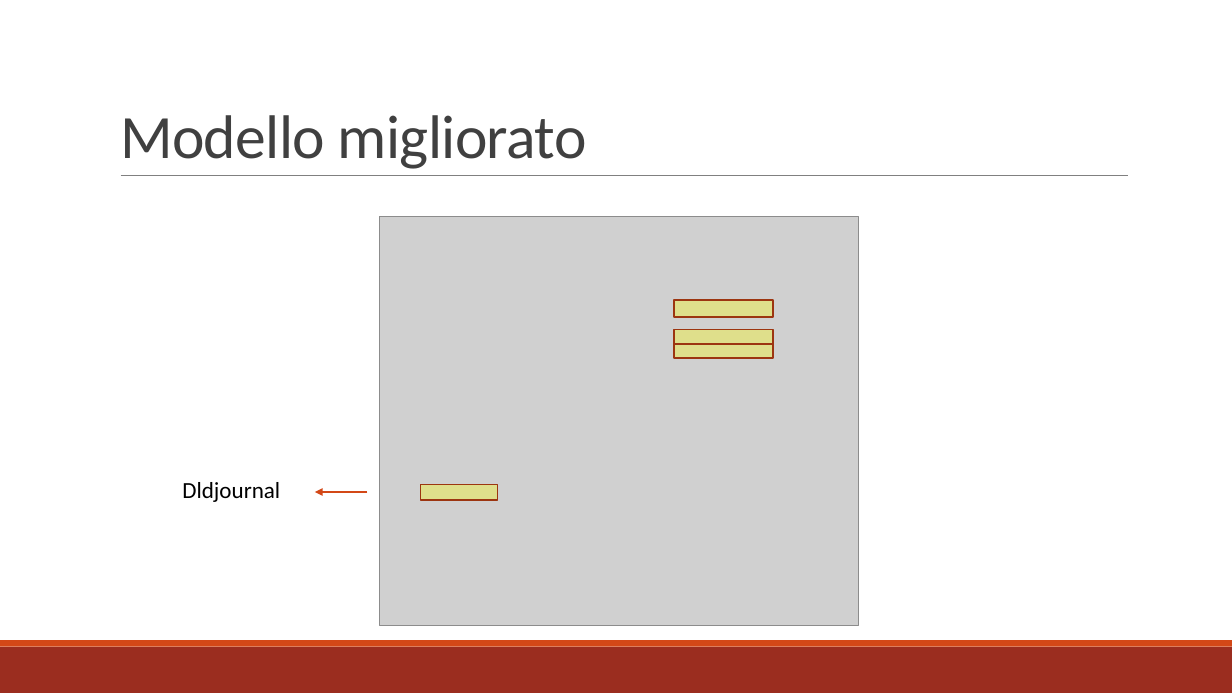
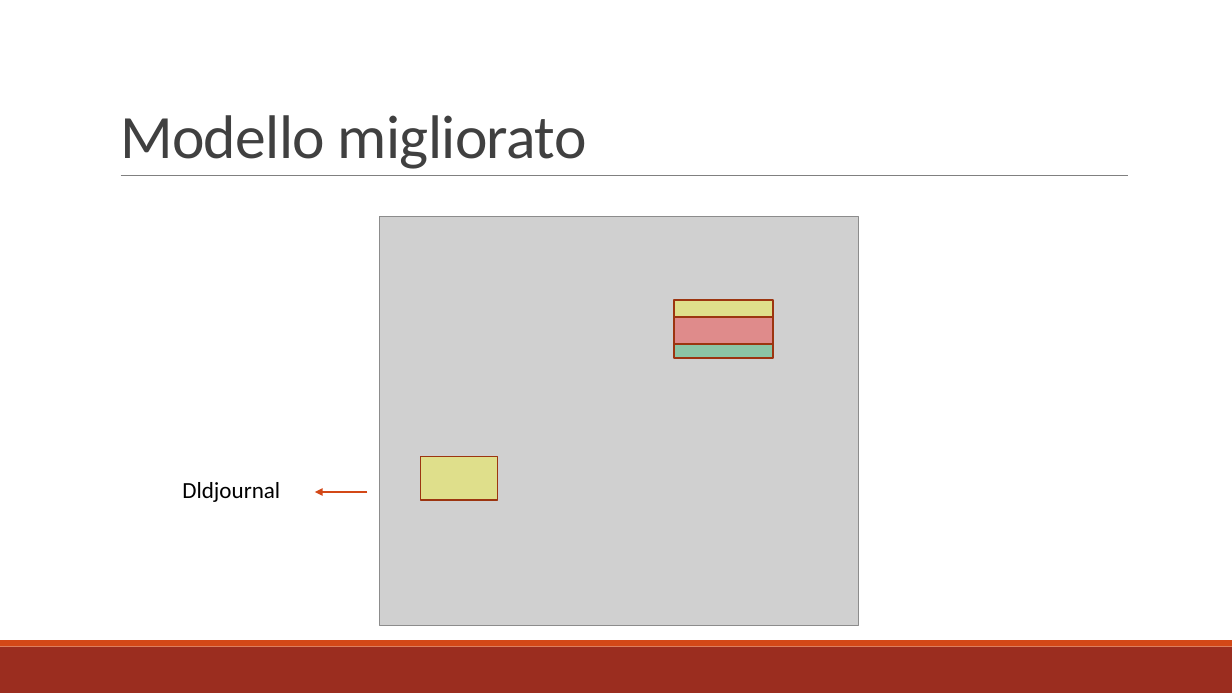
Before and after one commit to alghul96/AnalisiCdS, a slide deck: slide 19 of 2017-5 - 10 gruppo 8.pptx. Drawn at 1232x693 pixels with LibreOffice and Linux fonts; fonts in the diff are those of the drawing; grey boxes stand for pictures. Boxes give left, top, right and bottom in pixels: in the first picture for what was removed or moved away, otherwise in the second. Text is boxed around its words. In the diff, an @@ line names an element or a change of style, - is before the commit and + after.

Commit message:
modificata presentazione

```diff
--- a/2017-5 - 10 gruppo 8.pptx
+++ b/2017-5 - 10 gruppo 8.pptx
@@ rectangle resized from (x1=674, y1=330, x2=773, y2=345) to (x1=674, y1=317, x2=773, y2=344) @@
@@ rectangle at (x1=674, y1=317, x2=773, y2=344): fill #FFFF00 at 33% opacity to #FF0000 at 33% opacity @@
@@ rectangle at (x1=674, y1=344, x2=773, y2=358): fill #FFFF00 at 33% opacity to #00B050 at 33% opacity @@
@@ rectangle resized from (x1=421, y1=484, x2=497, y2=500) to (x1=421, y1=457, x2=497, y2=500) @@
```
